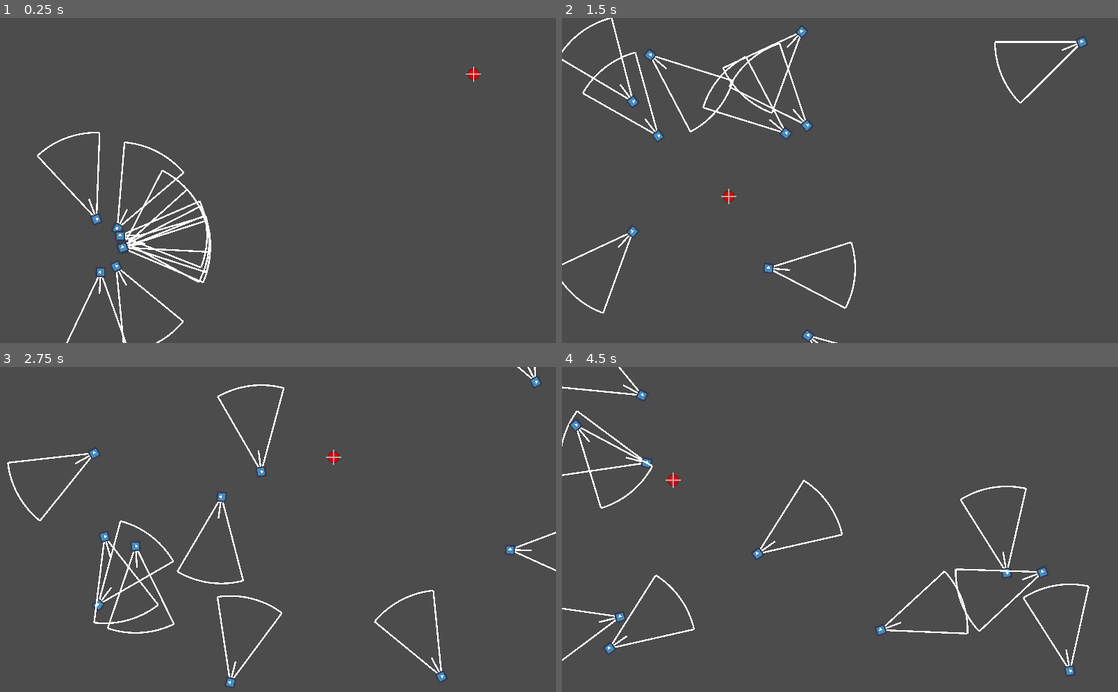
Above: before the commit, frames 1-4 (two rows, left to right).
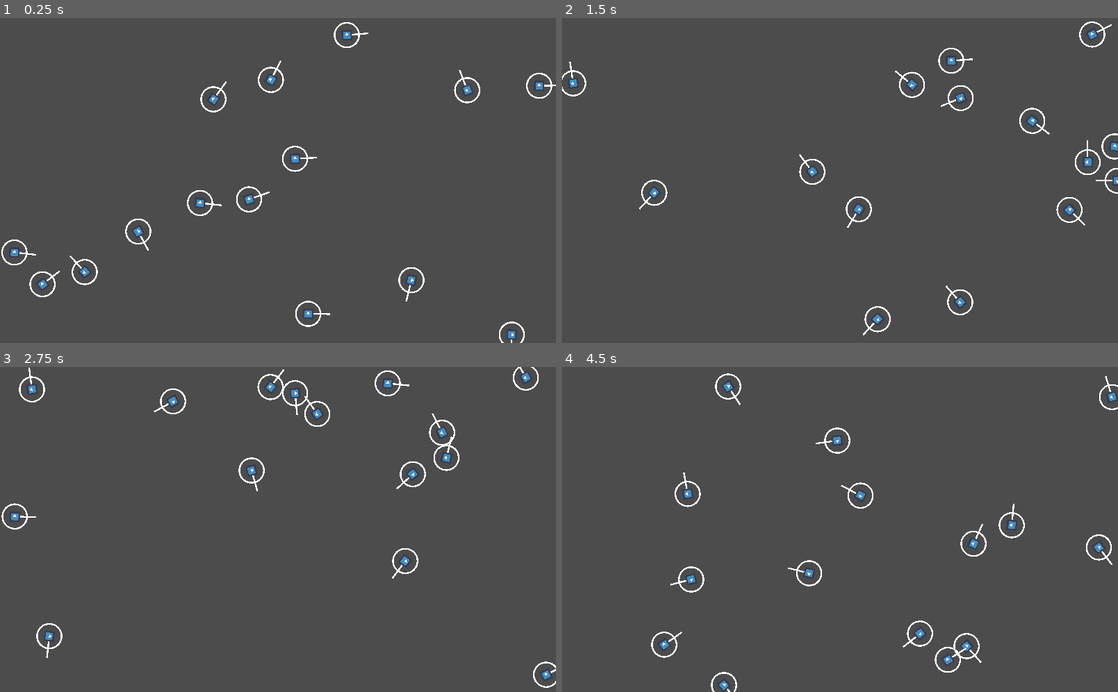
Above: after the commit, the same moments.

Repository: AndreaTerenz/BOIDS
Game: Godot game, scene res://scenes/Main.tscn
Two runs of this game, one before a commit and one after it. Both use one fixed random seed, a clock stepped at 60 frames per second and the inputs below. The engine's default icon, where the game draws it, is replaced by a stand-in: a white triangle on a blue panel in a dark square.
Inputs (mouse positions are in pixels of both pictures, inside the frame that each line leads up to):
- Up to frame 1 (0.25 s): no input
- Up to frame 2 (1.5 s): move the mouse to (962, 164) at 0.52 s; click (962, 164) at 0.67 s; move the mouse to (728, 196) at 1.27 s; click (728, 196) at 1.42 s
- Up to frame 3 (2.75 s): move the mouse to (333, 458) at 2.02 s; click (333, 458) at 2.17 s
- Up to frame 4 (4.5 s): move the mouse to (812, 594) at 2.77 s; click (812, 594) at 2.92 s; move the mouse to (1006, 578) at 3.52 s; click (1006, 578) at 3.67 s; move the mouse to (673, 480) at 4.27 s; click (673, 480) at 4.42 s

The runs differ from the first frame. In frame 1, 3.5% of the frame differs, in the area x 0-100%, y 1-100%; in frame 2, 3.9%, in the area x 0-100%, y 0-100%; in frame 3, 3.8%; in frame 4, 3.9%.

Commit message:
First implementation of Separation behaviour (still kinda janky tho)

Diff:
--- a/scenes/Boid.tscn
+++ b/scenes/Boid.tscn
@@ -5,6 +5,7 @@
 
 [node name="Boid" type="Node2D"]
 script = ExtResource( 2 )
+SEPARATION = 22.6
 
 [node name="Sprite" type="Sprite" parent="."]
 scale = Vector2( 0.297309, 0.297309 )
--- a/scenes/Main.tscn
+++ b/scenes/Main.tscn
@@ -7,6 +7,7 @@
 script = ExtResource( 2 )
 
 [node name="Target" type="Sprite" parent="."]
+visible = false
 position = Vector2( 872.107, 103.645 )
 scale = Vector2( 0.48, 0.48 )
 texture = ExtResource( 1 )
--- a/scripts/Main.gd
+++ b/scripts/Main.gd
@@ -2,13 +2,20 @@
 
 export(PackedScene) var boidScene = preload("res://scenes/Boid.tscn")
 
+onready var screen_size = get_viewport_rect().size
+
 func _ready() -> void:
 	randomize()
 
-	for i in range(0, 10):
+	var boids = []
+	for i in range(0, 15):
 		var boid : Boid = boidScene.instance()
 		self.add_child(boid)
-		boid.setup($Start.position, $Target)
+		boid.setup(Vector2(rand_range(0, screen_size.x), rand_range(0, screen_size.y)), i, $Target)
+		boids.append(boid)
+
+	for b in boids:
+		b.setOthers(boids)
 
 func _input(_event: InputEvent) -> void:
 	if Input.is_mouse_button_pressed(1):
--- a/scripts/boidController.gd
+++ b/scripts/boidController.gd
@@ -10,9 +10,10 @@
 export(float, 0.15, 2, 0.01) var ARRIVED_RADIUS = 0.18
 export(float, 10.0, 300.0, 0.5) var FOV_RADIUS = 160.0
 export(float, 0.01, 2.0, 0.05) var FOV_ANGLE = 0.25
+export(float, 0.1, 30.0, 0.1) var SEPARATION = 30
 export(float, 1, 40, 0.1) var WANDER_RADIUS = 12
 export(float, 5, 200, 0.5) var WANDER_DISTANCE = 40
-export(BOID_MODE) var DEFAULT_MODE = BOID_MODE.SEEK
+export(BOID_MODE) var DEFAULT_MODE = BOID_MODE.WANDER
 export(bool) var KEEP_SEARCHING = true
 
 var wanderAngleNoise : OpenSimplexNoise
@@ -22,15 +23,18 @@
 var wanderNoisePos : float = 0.0
 var actualFOVAngle : float = 0
 var wanderAngle : float = 0
+var id : int = -1
 var lastTargetPos : Vector2
 var target : Node
+var others = null
 var mode
 
 onready var screen_size = get_viewport_rect().size
 
-func setup(pos : Vector2, t : Node = null, m = null):
+func setup(pos : Vector2, i : int, t : Node = null, m = null):
 	self.position = pos
 	self.target = t
+	self.id = i
 	self.mode = m if m != null else DEFAULT_MODE
 	self.lastTargetPos = self.position
 	self.actualFOVAngle = FOV_ANGLE*(PI/2)
@@ -39,19 +43,15 @@
 	self.wanderAngleNoise.octaves = 3
 	self.wanderAngleNoise.period = 15.0
 
+func setOthers(o = []):
+	self.others = o
+
 func _process(_delta: float) -> void:
 	getTargetPos()
 	if (getTargetDistance() >= pow(ARRIVED_RADIUS,2)):
 		move()
 		orient()
 	update()
-
-func move() -> void:
-	self.acceleration = (getDesire() - self.velocity).clamped(MAX_FORCE)
-	self.velocity += self.acceleration
-	self.position += self.velocity
-	self.acceleration *= 0
-	wrapAroundScreen()
 
 func _draw() -> void:
 	var col : Color
@@ -65,7 +65,9 @@
 		col = Color.green
 
 	if not(arrived):
-		draw_line(Vector2(0,0), Vector2(WANDER_DISTANCE, 0), col, 3)
+		draw_line(Vector2.ZERO, Vector2(WANDER_DISTANCE, 0), col, 3)
+
+	draw_arc(Vector2.ZERO, SEPARATION, 0, 2*PI, 80, Color.white, 3)
 
 	if (self.mode != BOID_MODE.WANDER):
 		var p = Vector2(FOV_RADIUS, 0)
@@ -73,12 +75,43 @@
 		draw_line(Vector2.ZERO, p.rotated(-self.actualFOVAngle), col, 3)
 		draw_arc(Vector2.ZERO, FOV_RADIUS, -self.actualFOVAngle, self.actualFOVAngle, 30, col, 3)
 
+func move() -> void:
+	var targetAcc = getTargetAcceleration()
+	var othersAcc = getOthersAcceleration()
+
+	self.acceleration += targetAcc
+	self.acceleration += othersAcc
+	self.acceleration.clamped(MAX_FORCE)
+	self.velocity += self.acceleration
+	self.position += self.velocity
+	self.acceleration *= 0
+	wrapAroundScreen()
+
 func orient() -> void:
 	look_at(self.lastTargetPos)
 	$Sprite.flip_v = ((self.velocity.x < 0 and self.mode == BOID_MODE.SEEK) or \
 					  (self.velocity.x > 0 and self.mode == BOID_MODE.FLEE))
 
-func getDesire() -> Vector2:
+func getOthersAcceleration() -> Vector2:
+	var separationSQ : float = pow(SEPARATION, 2)*4
+	var output : Vector2 = Vector2.ZERO
+	var count : int = 0
+
+	for o in self.others:
+		var dist = o.position.distance_squared_to(self.position)
+		if (o.id != self.id) and (dist <= separationSQ):
+			var diff : Vector2 = (self.position - o.position).normalized()
+			output += diff
+			count += 1
+
+	if (count > 0):
+		output /= count
+		output  = (output.normalized() * MAX_SPEED)
+		output -= self.velocity
+
+	return output
+
+func getTargetAcceleration() -> Vector2:
 	var mult : float = -1
 
 	var desire = self.lastTargetPos - self.position
@@ -93,7 +126,7 @@
 
 	desire = desire.normalized() * mult
 
-	return desire
+	return desire - self.velocity
 
 func getTargetPos() -> void:
 	var actualPos : Vector2 = getActualTargetPos()
@@ -119,10 +152,7 @@
 	var distance = pos.distance_squared_to(self.position)
 	var angle : float = to_local(pos).angle()
 
-	return (distance <= pow(FOV_RADIUS,2)) and isFloatInRange(angle, -self.actualFOVAngle, self.actualFOVAngle)
-
-func isFloatInRange(val : float, minVal : float, maxVal : float) -> bool:
-	return (val >= minVal) and (val <= maxVal)
+	return (distance <= pow(FOV_RADIUS,2)) and (angle >= -self.actualFOVAngle) and (angle <= self.actualFOVAngle)
 
 func wrapAroundScreen() -> void:
 	var width = screen_size.x
